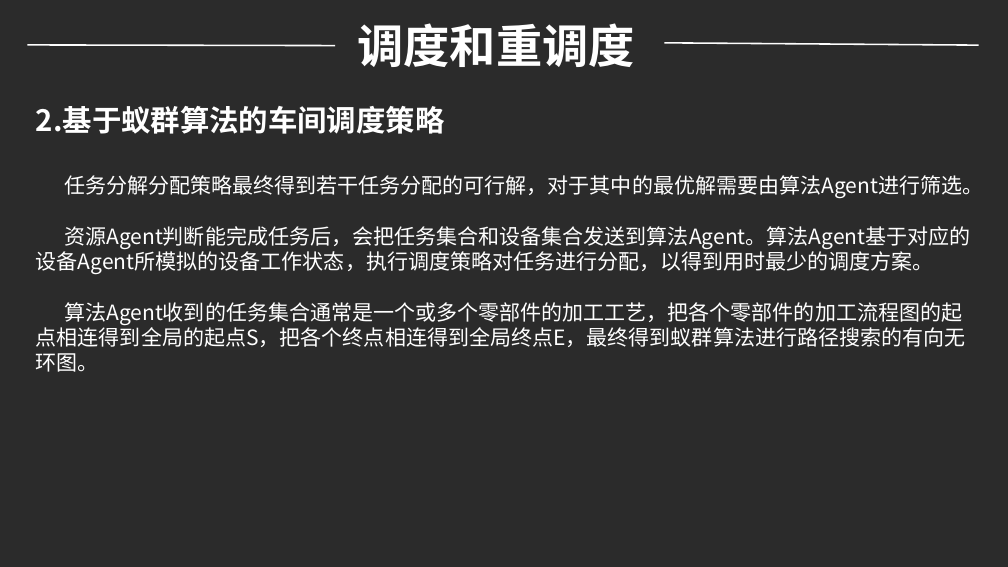
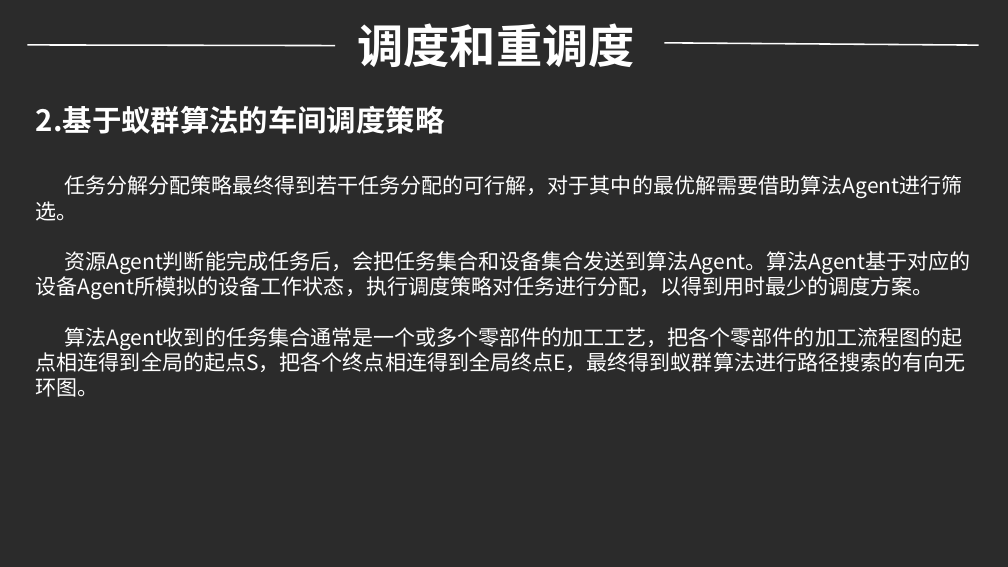
Before and after one commit to WeileLiang/Graduate, a slide deck: slide 17 of PPT/基于多Agent的动态调度系统.pptx. Drawn at 1008x567 pixels with LibreOffice and Linux fonts; fonts in the diff are those of the drawing; background and template pictures are left out; a plain dark background stands for a picture behind light text. Boxes give left, top, right and bottom in pixels: in the first picture for what was removed or moved away, otherwise in the second. Text is boxed around its words. In the diff, an @@ line names an element or a change of style, - is before the commit and + after.

```diff
--- a/PPT/基于多Agent的动态调度系统.pptx
+++ b/PPT/基于多Agent的动态调度系统.pptx
@@ text at (x1=36, y1=175, x2=962, y2=221): text changed @@
-任务分解分配策略最终得到若干任务分配的可行解，对于其中的最优解需要由算法Agent进行筛选。
+任务分解分配策略最终得到若干任务分配的可行解，对于其中的最优解需要借助算法Agent进行筛选。
```
Also in this commit, not shown: 3 other slides changed, 1 other file.
